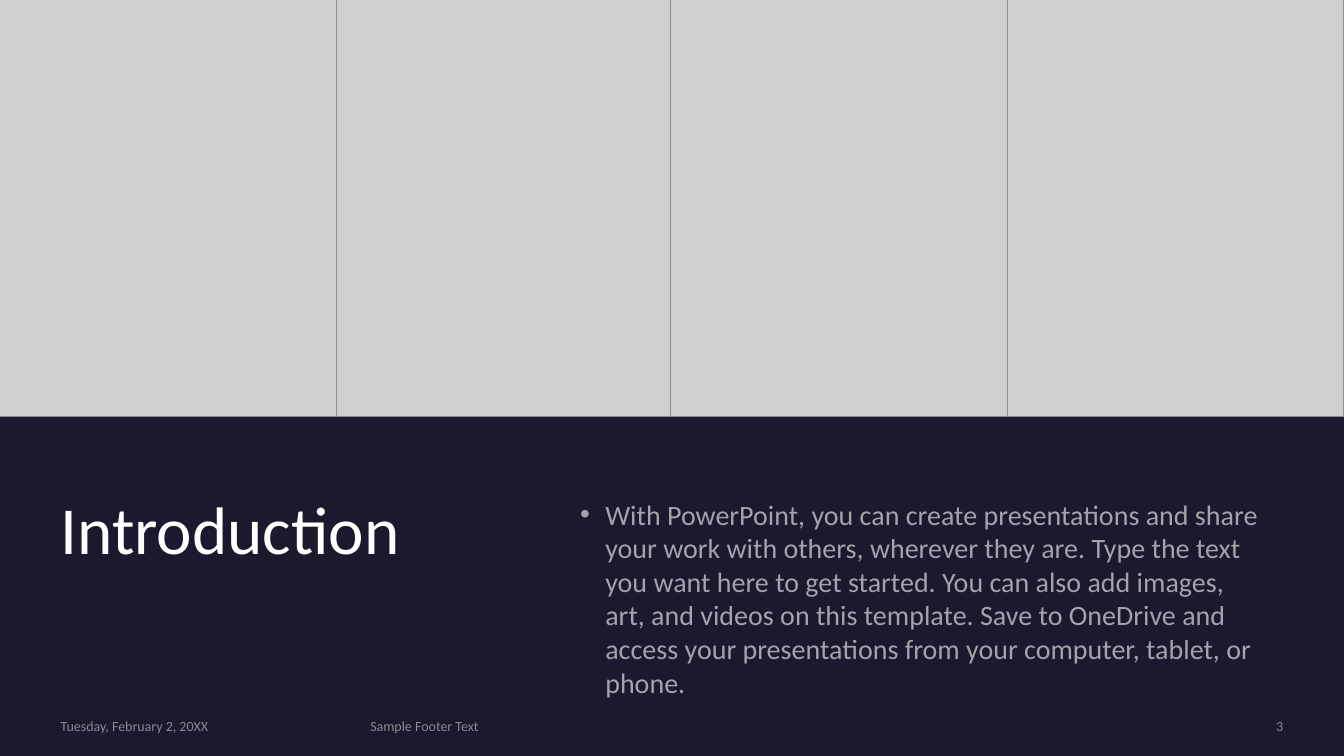
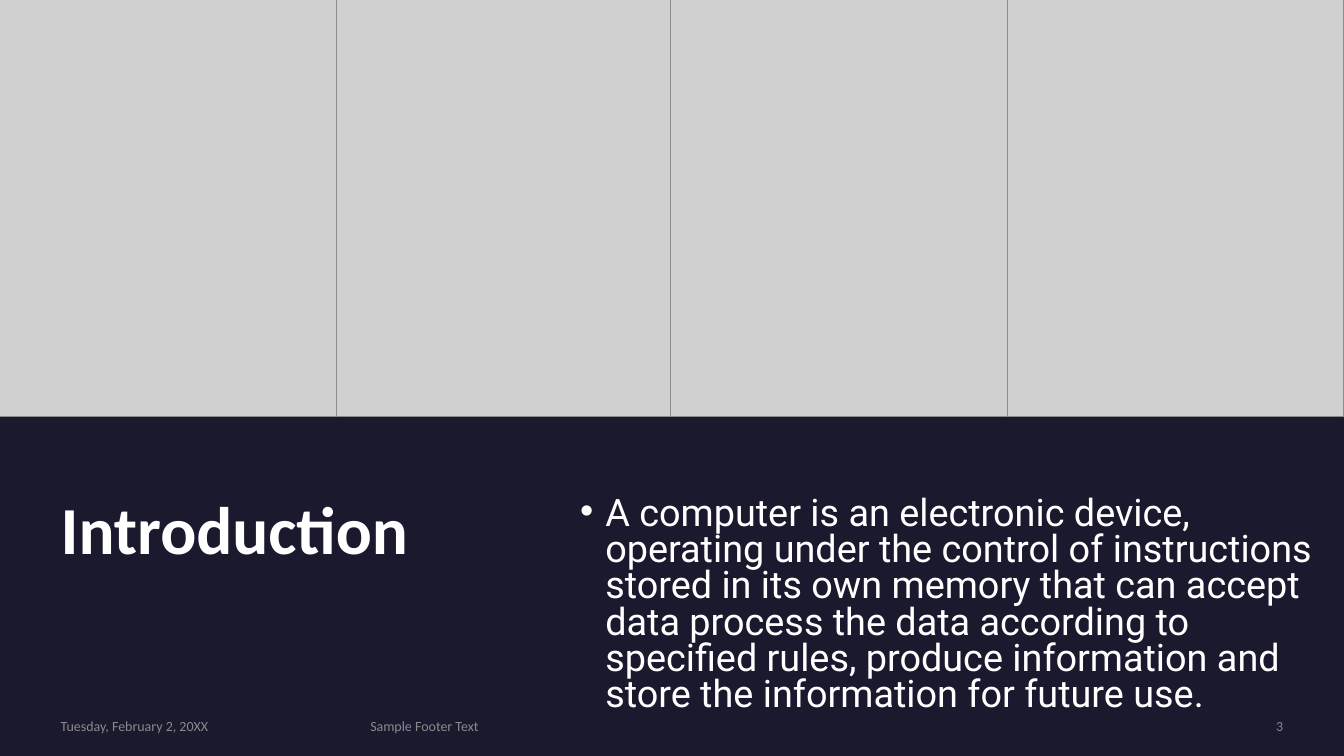
Before and after one commit to Digital-Tech-KKHS/10dtc-computer-hardware-cmaregele, a slide deck: slide 3 of Presentation Template.pptx. Drawn at 1344x756 pixels with LibreOffice and Linux fonts; fonts in the diff are those of the drawing; grey boxes stand for pictures. Boxes give left, top, right and bottom in pixels: in the first picture for what was removed or moved away, otherwise in the second. Text is boxed around its words. In the diff, an @@ line names an element or a change of style, - is before the commit and + after.

```diff
--- a/Presentation Template.pptx
+++ b/Presentation Template.pptx
@@ title "Introduction" at (61, 506, 408, 555): bold on @@
@@ text at (605, 497, 1312, 708): text changed; size 20 to 27 pt; font Calibri to Roboto; text colour #FFFFFF at 60% opacity to #FFFFFF @@
-• With PowerPoint, you can create presentations and share your work with others, wherever they are. Type the text you want here to get started. You can also add images, art, and videos on this template. Save to OneDrive and access your presentations from your computer, tablet, or phone.
+• A computer is an electronic device, operating under the control of instructions stored in its own memory that can accept data process the data according to specified rules, produce information and store the information for future use.
```
Also in this commit, not shown: 6 other slides changed, 1 slide added, 2 other files.
